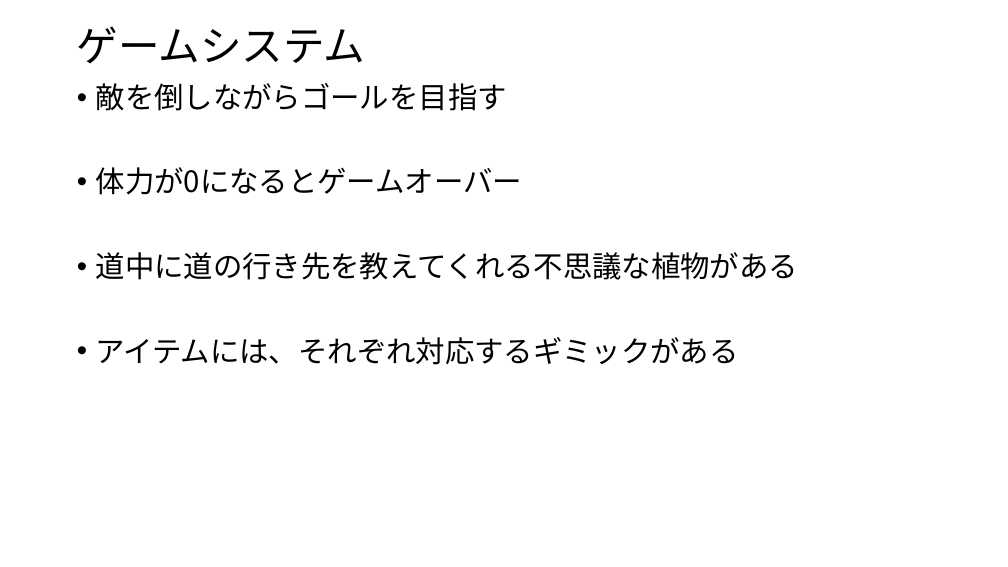
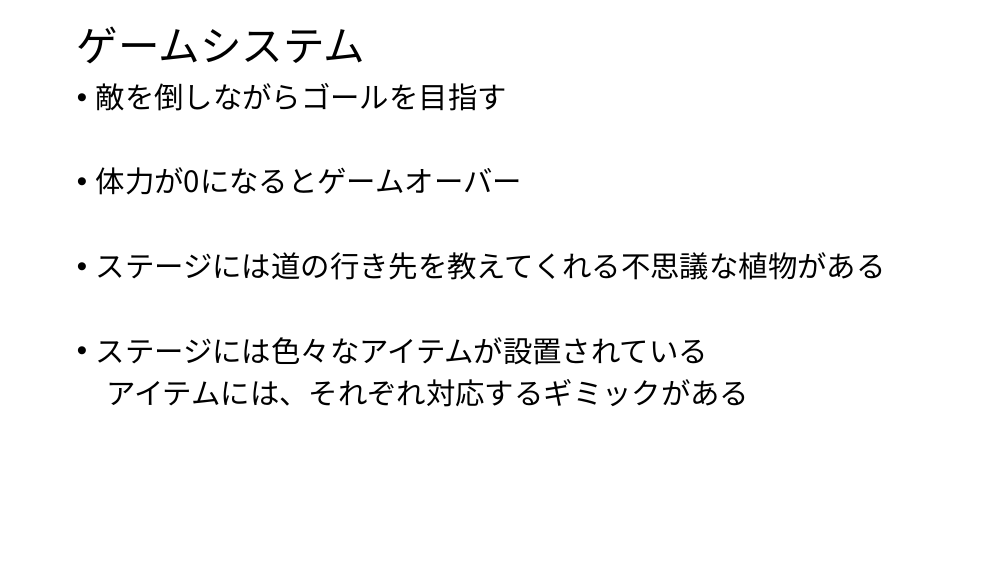
Before and after one commit to 2022Game/15Hirota, a slide deck: slide 5 of 3DLv3_2023_vs2019/Plan/プレゼンテーション1.pptx. Drawn at 1008x567 pixels with LibreOffice and Linux fonts; fonts in the diff are those of the drawing. Boxes give left, top, right and bottom in pixels: in the first picture for what was removed or moved away, otherwise in the second. Text is boxed around its words. In the diff, an @@ line names an element or a change of style, - is before the commit and + after.

```diff
--- a/3DLv3_2023_vs2019/Plan/プレゼンテーション1.pptx
+++ b/3DLv3_2023_vs2019/Plan/プレゼンテーション1.pptx
@@ text at [96, 252, 886, 365]: text changed @@
-• 道中に道の行き先を教えてくれる不思議な植物がある
+• ステージには道の行き先を教えてくれる不思議な植物がある
+• ステージには色々なアイテムが設置されている
@@ text at [106, 379, 749, 407]: bullet • to none @@
```
Also in this commit, not shown: 2 other files.
